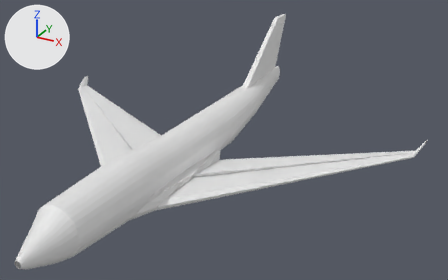
Two versions of the Blender file airplane.blend, one commit apart.
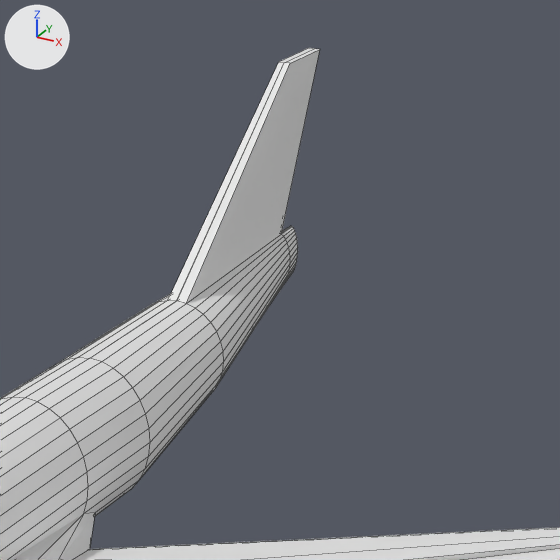
Old and new are each drawn whole from a 50 mm camera at (307.0, -478.0, 258.0) aimed at (36.0, 16.0, 11.0) and again close up on the part from 43% to 79% of the width and 0% to 58% of the height. Arrows for +X, +Y and +Z are at upper left; the lights stay in place. The close-ups show mesh edges as thin lines.
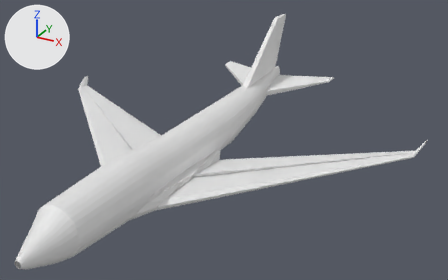
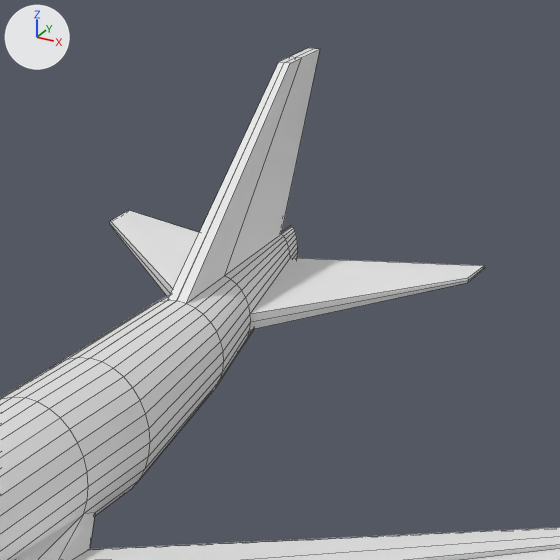
Boxes (x1, y1, x2, y2) around the edits, measured in the close-ups (560 x 560 px):
part 1 of me_cylinder, built on: before (153, 48, 320, 387); after (110, 48, 485, 387)

The change, as a list of edits to the scene's bpy script:
```text
Change me_cylinder:
    used by ob_cylinder; location = (0.0, 0.0, 0.0); rotation_euler = (0.000393, 0.0, 0.0), in degrees (0, 0, 0); scale = (21.6, 225.0, 24.2)
    remove me_cylinder.from_pydata(...)  # 233 vertices, 200 faces; spans x -0.01..9.87, y -1.0..1.06, z -1.02..3.7
    add me_cylinder.from_pydata(...)  # 258 vertices, 224 faces; spans x -0.01..9.87, y -1.0..1.06, z -1.02..3.7
    me_cylinder part 1
    18 faces are deleted
    1 vertex moves from x -0.01, y 0.95, z 0.22 to x -0.01, y 0.95, z 0.52
    25 vertices are added at x -0.01..3.36, y 0.72..1.03, z -0.22..3.69
    42 new faces join them
```
